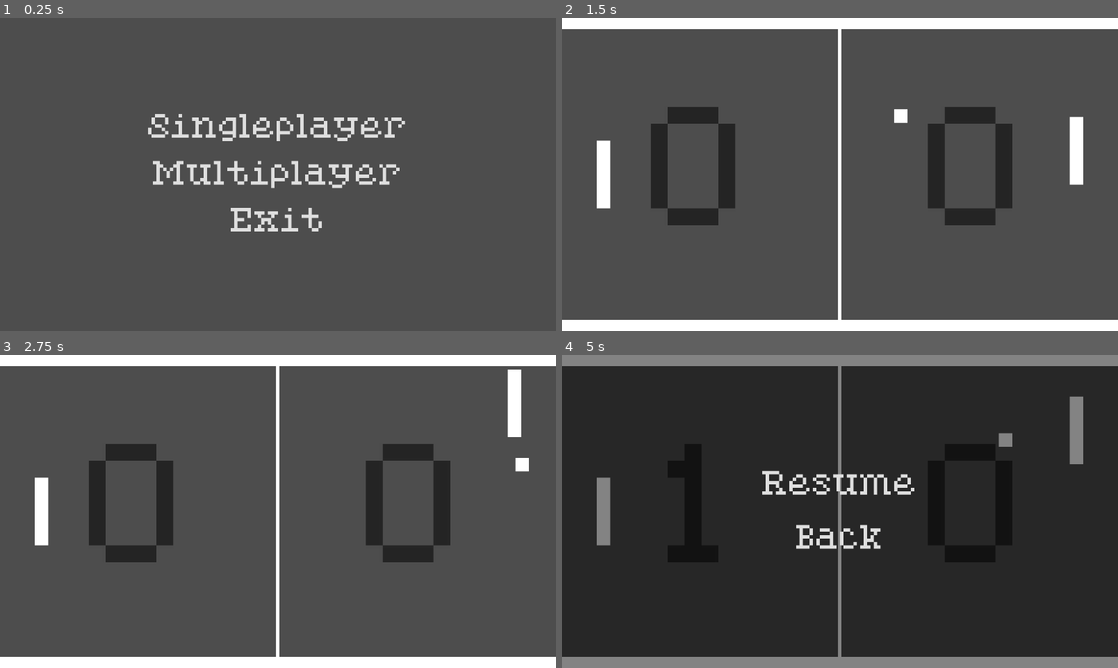
Above: before the commit, frames 1-4 (two rows, left to right).
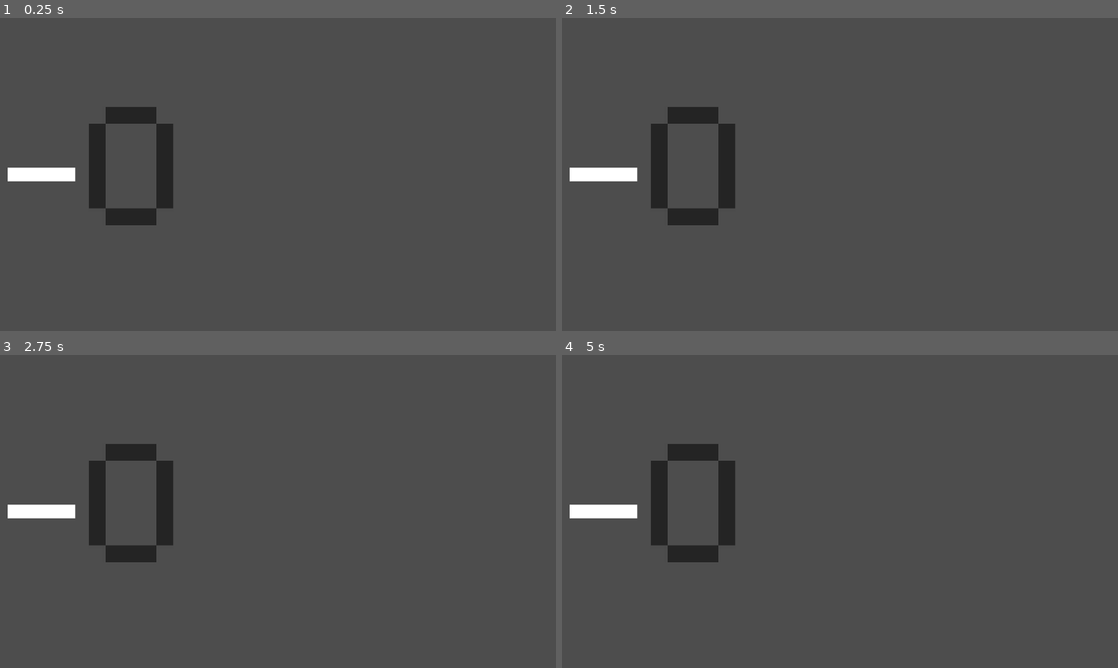
Above: after the commit, the same moments.

Repository: ChrisCee2/20gc2breakout
Game: Godot game, scene res://Levels/breakout.tscn
The game is run twice, just before and just after one commit, with the same random seed, the same clock (stepped at 60 frames per second) and the same inputs. Before the commit the project starts from res://Menus/main_menu.tscn. Sound files missing from this copy of the repository are replaced by a short silence.
Inputs (mouse positions are in pixels of both pictures, inside the frame that each line leads up to):
- Up to frame 1 (0.25 s): no input
- Up to frame 2 (1.5 s): click (840, 127) at 0.5 s, where only the run before the commit has a clickable "Singleplayer"; move the mouse to (962, 158) at 1.27 s
- Up to frame 3 (2.75 s): move the mouse to (166, 527) at 2.02 s
- Up to frame 4 (5 s): move the mouse to (895, 442) at 2.77 s; tap Enter at 3.5 s; move the mouse to (812, 574) at 3.52 s; move the mouse to (1006, 558) at 4.27 s; tap Escape (pause) at 4.9 s

The runs differ from the first frame. In frame 1, 6.0% of the frame differs, in the area x 1-73%, y 28-69%; in frame 2, 12%; in frame 3, 12%; in frame 4, 97%, in the area x 0-100%, y 0-100%.

Commit message:
GC2-1: Set up paddle to work for breakout

Diff:
--- a/Controllers/CharacterController.gd
+++ b/Controllers/CharacterController.gd
@@ -6,14 +6,14 @@
 
 func update(
 	speed_multiplier: float,
-	distance_from_lower_bound: float,
-	distance_from_upper_bound: float):
+	distance_from_left_bound: float,
+	distance_from_right_bound: float):
 	if not input:
 		return
-	var y: int = input.getDirection()
-	if y < 0:
-		y *= min(velocity, distance_from_upper_bound)
-	elif y > 0:
-		y *= min(velocity, distance_from_lower_bound)
+	var x: int = input.getDirection()
+	if x < 0:
+		x *= min(velocity, distance_from_left_bound)
+	elif x > 0:
+		x *= min(velocity, distance_from_right_bound)
 
-	object.global_position += Vector2(0, y * speed_multiplier)
+	object.global_position += Vector2(x * speed_multiplier, 0)
--- a/GameObjects/paddle.gd
+++ b/GameObjects/paddle.gd
@@ -2,8 +2,8 @@
 
 @export var facing_direction: Vector2 = Vector2(0,0)
 @export var characterInput: InputInterface
-@export var game: Game
-@export var arena: Arena
+# @export var game: Game
+# @export var arena: Arena
 @export_range(1, 89) var maxBounceAngle: float = 60
 @onready var controller = $CharacterController
 
@@ -17,14 +17,15 @@
 		controller.input = characterInput
 
 func update():
-	if controller and arena:
+	#if controller and arena:
 		if controller.input != null:
 			controller.input.update()
 
 func physics_update() -> void:
 	if controller:
 		controller.update(
-			game.current_speed_multiplier,
+			#game.current_speed_multiplier,
+			1,
 			getDistanceFromLowerBound(),
 			getDistanceFromUpperBound())
 
@@ -33,11 +34,13 @@
 
 func getDistanceFromUpperBound() -> float:
 	var paddleSize: Vector2 = getSize()
-	return (global_position.y - (paddleSize.y / 2)) - arena.getUpperBound()
+	return 100
+	# return (global_position.y - (paddleSize.y / 2)) - arena.getUpperBound()
 
 func getDistanceFromLowerBound() -> float:
 	var paddleSize: Vector2 = getSize()
-	return arena.getLowerBound() - (global_position.y + (paddleSize.y / 2))
+	return 100
+	# return arena.getLowerBound() - (global_position.y + (paddleSize.y / 2))
 
 func getBounceAngle(bouncePosition: Vector2) -> float:
 	var distanceFromCenter = global_position - bouncePosition
--- a/GameObjects/paddle.tscn
+++ b/GameObjects/paddle.tscn
@@ -1,13 +1,10 @@
-[gd_scene load_steps=6 format=3 uid="uid://b53hcff8gnb10"]
+[gd_scene load_steps=5 format=3 uid="uid://b53hcff8gnb10"]
 
 [ext_resource type="Script" uid="uid://dak2v0xpp6j7c" path="res://GameObjects/paddle.gd" id="1_tbytw"]
 [ext_resource type="PackedScene" uid="uid://bxm45k22yx15g" path="res://Controllers/CharacterController.tscn" id="2_r112f"]
 
 [sub_resource type="RectangleShape2D" id="RectangleShape2D_ut3sq"]
-size = Vector2(4, 20)
-
-[sub_resource type="RectangleShape2D" id="RectangleShape2D_0sbc1"]
-size = Vector2(4, 20)
+size = Vector2(20, 4)
 
 [sub_resource type="CanvasTexture" id="CanvasTexture_tbytw"]
 specular_color = Color(0.460172, 0.233411, 0.453389, 1)
@@ -18,13 +15,9 @@
 [node name="CollisionShape2D" type="CollisionShape2D" parent="."]
 shape = SubResource("RectangleShape2D_ut3sq")
 
-[node name="ShapeCast2D" type="ShapeCast2D" parent="."]
-shape = SubResource("RectangleShape2D_0sbc1")
-target_position = Vector2(0, 0)
-
 [node name="CharacterController" parent="." node_paths=PackedStringArray("object") instance=ExtResource("2_r112f")]
 object = NodePath("..")
 
 [node name="Sprite2D" type="Sprite2D" parent="."]
-scale = Vector2(4, 20)
+scale = Vector2(20, 4)
 texture = SubResource("CanvasTexture_tbytw")
--- a/InputMachines/CharacterInput.gd
+++ b/InputMachines/CharacterInput.gd
@@ -1,8 +1,8 @@
 class_name CharacterInput extends InputInterface
 
-@export var upKey: String
-@export var downKey: String
+@export var leftKey: String
+@export var rightKey: String
 
 func update() -> void:
-	isPressingUp = Input.is_action_pressed(upKey)
-	isPressingDown = Input.is_action_pressed(downKey)
+	isPressingLeft = Input.is_action_pressed(leftKey)
+	isPressingRight = Input.is_action_pressed(rightKey)
--- a/InputMachines/InputInterface.gd
+++ b/InputMachines/InputInterface.gd
@@ -2,14 +2,16 @@
 
 var isPressingUp = false
 var isPressingDown = false
+var isPressingLeft = false
+var isPressingRight = false
 
 func update() -> void:
 	return
 
 func getDirection() -> int:
 	var direction: int = 0
-	if isPressingUp:
+	if isPressingLeft:
 		direction -= 1
-	if isPressingDown:
+	if isPressingRight:
 		direction += 1
 	return direction
--- /dev/null
+++ b/Levels/breakout.gd
@@ -0,0 +1,16 @@
+class_name Breakout extends Node2D
+
+# @onready var game: Game = $Game
+
+@onready var paddle: Paddle = $Paddles/Paddle
+
+func _ready() -> void: return
+	# game.start()
+
+func _process(delta: float) -> void:
+	paddle.update()
+	# game.update()
+
+func _physics_process(delta: float) -> void:
+	paddle.physics_update()
+	# game.physics_update()
--- /dev/null
+++ b/Levels/breakout.tscn
@@ -0,0 +1,102 @@
+[gd_scene load_steps=6 format=3 uid="uid://c32b26kgd1gdw"]
+
+[ext_resource type="Script" uid="uid://dd0mv6kkmv742" path="res://Levels/breakout.gd" id="1_jqo3j"]
+[ext_resource type="PackedScene" uid="uid://b53hcff8gnb10" path="res://GameObjects/paddle.tscn" id="4_03tkf"]
+[ext_resource type="PackedScene" uid="uid://dit4mko8nly5r" path="res://InputMachines/CharacterInput.tscn" id="5_dpr4m"]
+[ext_resource type="FontFile" uid="uid://dr3br7v5uupkw" path="res://Assets/Fonts/PixelatedEleganceRegular-ovyAA.ttf" id="8_2likq"]
+[ext_resource type="PackedScene" uid="uid://clqb3oci8tpyh" path="res://Menus/pause_menu.tscn" id="9_vlbfm"]
+
+[node name="Breakout" type="Node2D"]
+script = ExtResource("1_jqo3j")
+
+[node name="Camera2D" type="Camera2D" parent="."]
+zoom = Vector2(7, 7)
+
+[node name="Paddles" type="Node" parent="."]
+
+[node name="Paddle" parent="Paddles" node_paths=PackedStringArray("characterInput") instance=ExtResource("4_03tkf")]
+position = Vector2(-70, 0)
+facing_direction = Vector2(0, -1)
+characterInput = NodePath("CharacterInput")
+
+[node name="CharacterInput" parent="Paddles/Paddle" instance=ExtResource("5_dpr4m")]
+leftKey = "paddle_left"
+rightKey = "paddle_right"
+
+[node name="Scores" type="Node" parent="."]
+
+[node name="Player 1" type="Control" parent="Scores"]
+layout_mode = 3
+anchors_preset = 0
+offset_left = -82.3
+offset_top = -46.3
+offset_bottom = 46.3
+
+[node name="Label" type="Label" parent="Scores/Player 1"]
+z_index = -1000
+texture_filter = 1
+layout_mode = 1
+anchors_preset = 8
+anchor_left = 0.5
+anchor_top = 0.5
+anchor_right = 0.5
+anchor_bottom = 0.5
+offset_left = -25.0
+offset_top = -20.5
+offset_right = 25.0
+offset_bottom = 20.5
+grow_horizontal = 2
+grow_vertical = 2
+theme_override_colors/font_color = Color(0.140447, 0.140447, 0.140447, 1)
+theme_override_fonts/font = ExtResource("8_2likq")
+theme_override_font_sizes/font_size = 45
+text = "0"
+horizontal_alignment = 1
+vertical_alignment = 1
+
+[node name="WinControl" type="Control" parent="."]
+texture_filter = 1
+layout_mode = 3
+anchors_preset = 0
+offset_left = -82.3
+offset_top = -46.3
+offset_right = 82.3
+offset_bottom = 46.3
+
+[node name="GridContainer" type="GridContainer" parent="WinControl"]
+texture_filter = 1
+layout_mode = 1
+anchors_preset = 8
+anchor_left = 0.5
+anchor_top = 0.5
+anchor_right = 0.5
+anchor_bottom = 0.5
+offset_left = -20.0
+offset_top = -20.0
+offset_right = 20.0
+offset_bottom = 20.0
+grow_horizontal = 2
+grow_vertical = 2
+
+[node name="WinLabel" type="Label" parent="WinControl/GridContainer"]
+texture_filter = 1
+layout_mode = 2
+theme_override_colors/font_color = Color(1, 1, 1, 1)
+theme_override_fonts/font = ExtResource("8_2likq")
+theme_override_font_sizes/font_size = 9
+horizontal_alignment = 1
+vertical_alignment = 1
+
+[node name="ReturnToMenuLabel" type="Label" parent="WinControl/GridContainer"]
+texture_filter = 1
+layout_mode = 2
+theme_override_colors/font_color = Color(1, 1, 1, 1)
+theme_override_fonts/font = ExtResource("8_2likq")
+theme_override_font_sizes/font_size = 9
+horizontal_alignment = 1
+vertical_alignment = 1
+
+[node name="PauseMenu" parent="." node_paths=PackedStringArray("game") instance=ExtResource("9_vlbfm")]
+offset_right = 0.0
+offset_bottom = 0.0
+game = NodePath("")
--- a/Levels/pong.tscn
+++ b/Levels/pong.tscn
@@ -25,27 +25,23 @@
 
 [node name="Paddles" type="Node" parent="."]
 
-[node name="Paddle" parent="Paddles" node_paths=PackedStringArray("characterInput", "game", "arena") instance=ExtResource("4_5qs3y")]
+[node name="Paddle" parent="Paddles" node_paths=PackedStringArray("characterInput") instance=ExtResource("4_5qs3y")]
 position = Vector2(-70, 0)
 facing_direction = Vector2(1, 0)
 characterInput = NodePath("CharacterInput")
-game = NodePath("../../Game")
-arena = NodePath("../../Arena")
 
 [node name="CharacterInput" parent="Paddles/Paddle" instance=ExtResource("5_4clcx")]
-upKey = "paddle_up_1"
-downKey = "paddle_down_1"
+leftKey = null
+rightKey = null
 
-[node name="Paddle1" parent="Paddles" node_paths=PackedStringArray("characterInput", "game", "arena") instance=ExtResource("4_5qs3y")]
+[node name="Paddle1" parent="Paddles" node_paths=PackedStringArray("characterInput") instance=ExtResource("4_5qs3y")]
 position = Vector2(70, 0)
 facing_direction = Vector2(-1, 0)
 characterInput = NodePath("CharacterInput")
-game = NodePath("../../Game")
-arena = NodePath("../../Arena")
 
 [node name="CharacterInput" parent="Paddles/Paddle1" instance=ExtResource("5_4clcx")]
-upKey = "paddle_up_2"
-downKey = "paddle_down_2"
+leftKey = null
+rightKey = null
 
 [node name="ComputerInput" parent="Paddles/Paddle1" node_paths=PackedStringArray("game", "arena", "ball", "paddle") instance=ExtResource("6_7rnn0")]
 game = NodePath("../../../Game")
--- a/project.godot
+++ b/project.godot
@@ -10,8 +10,8 @@
 
 [application]
 
-config/name="20gc1pong"
-run/main_scene="uid://cllxsa6m2y0ri"
+config/name="20gc2breakout"
+run/main_scene="uid://c32b26kgd1gdw"
 config/features=PackedStringArray("4.4", "Forward Plus")
 config/icon="res://icon.svg"
 
@@ -25,26 +25,14 @@
 
 [input]
 
-paddle_up_1={
+paddle_left={
 "deadzone": 0.2,
-"events": [Object(InputEventKey,"resource_local_to_scene":fa …(140 unchanged characters)… d":false,"keycode":0,"physical_keycode":87,"key_label":0,"unicode":119,"location":0,"echo":false,"script":null)
+"events": [Object(InputEventKey,"resource_local_to_scene":fa …(140 unchanged characters)… d":false,"keycode":0,"physical_keycode":65,"key_label":0,"unicode":97,"location":0,"echo":false,"script":null)
 ]
 }
-paddle_up_2={
+paddle_right={
 "deadzone": 0.2,
-"events": [Object(InputEventKey,"resource_local_to_scene":fa …(140 unchanged characters)… d":false,"keycode":0,"physical_keycode":79,"key_label":0,"unicode":111,"location":0,"echo":false,"script":null)
-, Object(InputEventKey,"resource_local_to_scene":false,"resource_name":"","device":0,"window_id":0,"alt_pressed":false,"shift_pressed":false,"ctrl_pressed":false,"meta_pressed":false,"pressed":false,"keycode":0,"physical_keycode":4194320,"key_label":0,"unicode":0,"location":0,"echo":false,"script":null)
-]
-}
-paddle_down_1={
-"deadzone": 0.2,
-"events": [Object(InputEventKey,"resource_local_to_scene":false,"resource_name":"","device":-1,"window_id":0,"alt_pressed":false,"shift_pressed":false,"ctrl_pressed":false,"meta_pressed":false,"pressed":false,"keycode":0,"physical_keycode":83,"key_label":0,"unicode":115,"location":0,"echo":false,"script":null)
-]
-}
-paddle_down_2={
-"deadzone": 0.2,
-"events": [Object(InputEventKey,"resource_local_to_scene":false,"resource_name":"","device":-1,"window_id":0,"alt_pressed":false,"shift_pressed":false,"ctrl_pressed":false,"meta_pressed":false,"pressed":false,"keycode":0,"physical_keycode":76,"key_label":0,"unicode":108,"location":0,"echo":false,"script":null)
-, Object(InputEventKey,"resource_local_to_scene":false,"resource_name":"","device":-1,"window_id":0,"alt_pressed":false,"shift_pressed":false,"ctrl_pressed":false,"meta_pressed":false,"pressed":false,"keycode":0,"physical_keycode":4194322,"key_label":0,"unicode":0,"location":0,"echo":false,"script":null)
+"events": [Object(InputEventKey,"resource_local_to_scene":fa …(140 unchanged characters)… d":false,"keycode":0,"physical_keycode":68,"key_label":0,"unicode":100,"location":0,"echo":false,"script":null)
 ]
 }
 reset={
Not shown, added: Levels/breakout.gd.uid
Not shown: 2 places in Levels/pong.tscn that only renumber resources
